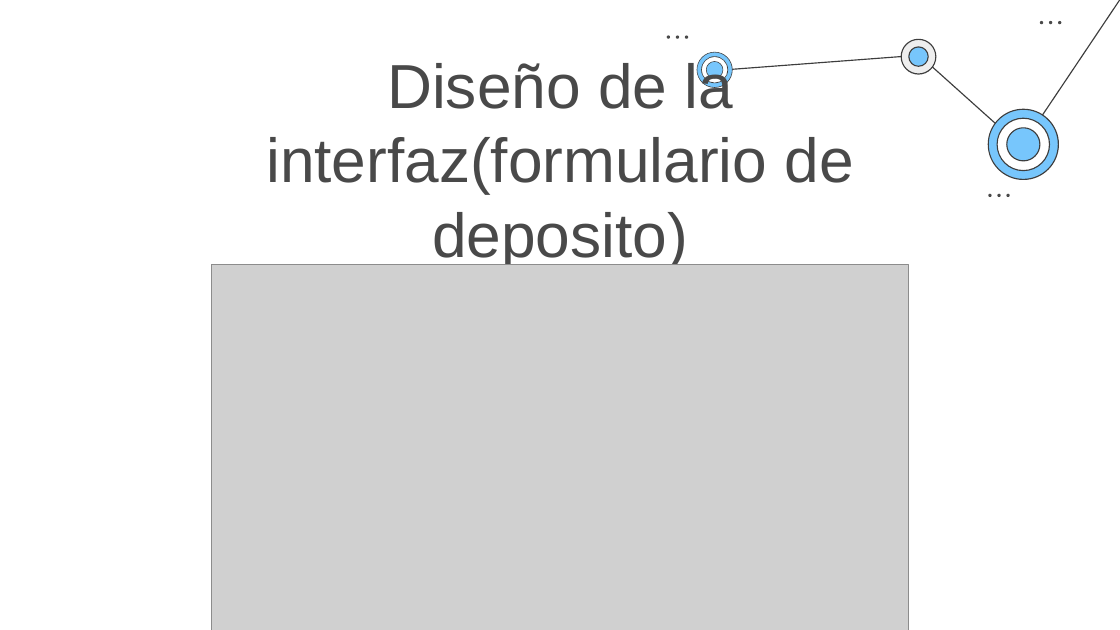
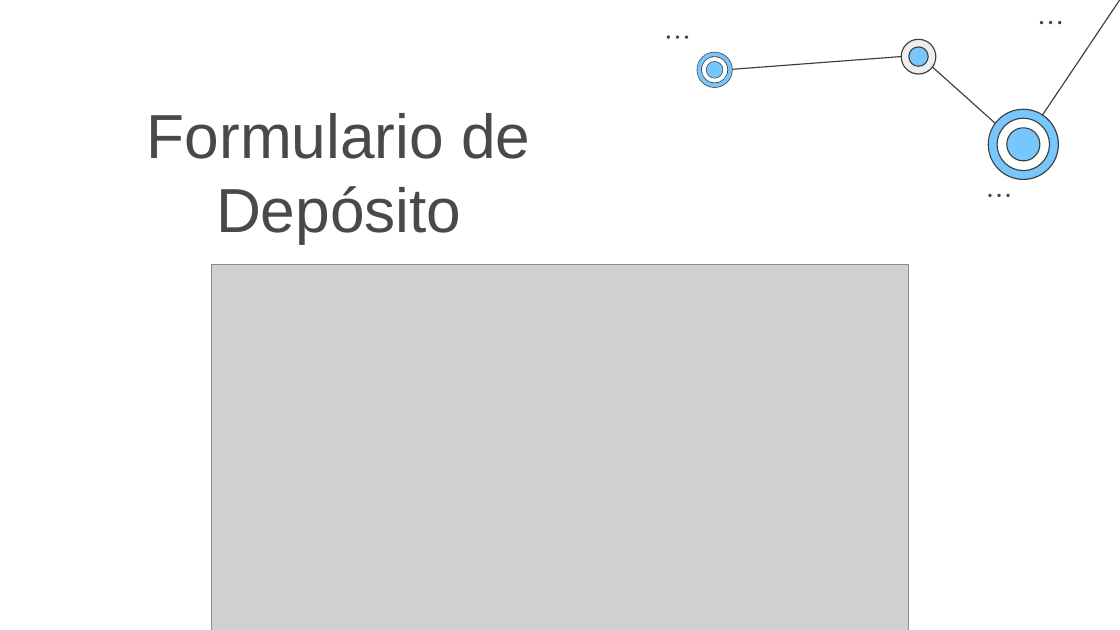
Before and after one commit to elias-gill-UNA/Compartido, a slide deck: slide 13 of parcial2/PresentacionSegundoParcial.pptx (slide 14 before the commit). Drawn at 1120x630 pixels with LibreOffice and Linux fonts; fonts in the diff are those of the drawing; grey boxes stand for pictures. Boxes give left, top, right and bottom in pixels: in the first picture for what was removed or moved away, otherwise in the second. Text is boxed around its words. In the diff, an @@ line names an element or a change of style, - is before the commit and + after.

```diff
--- a/parcial2/PresentacionSegundoParcial.pptx
+++ b/parcial2/PresentacionSegundoParcial.pptx
@@ text at <box>147,113,530,244</box>: text changed @@
-Diseño de la interfaz(formulario de deposito)
+Formulario de Depósito
```
Also in this commit, not shown: 14 other slides changed, 2 slides added, 2 slides removed, 12 other files.
